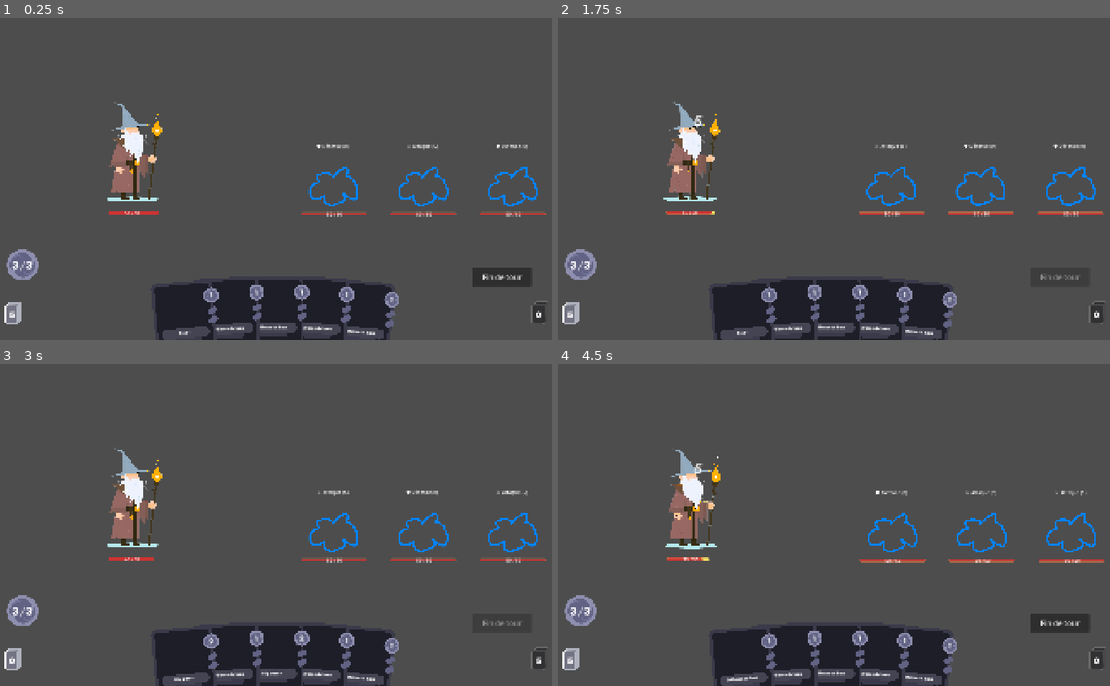
Above: before the commit, frames 1-4 (two rows, left to right).
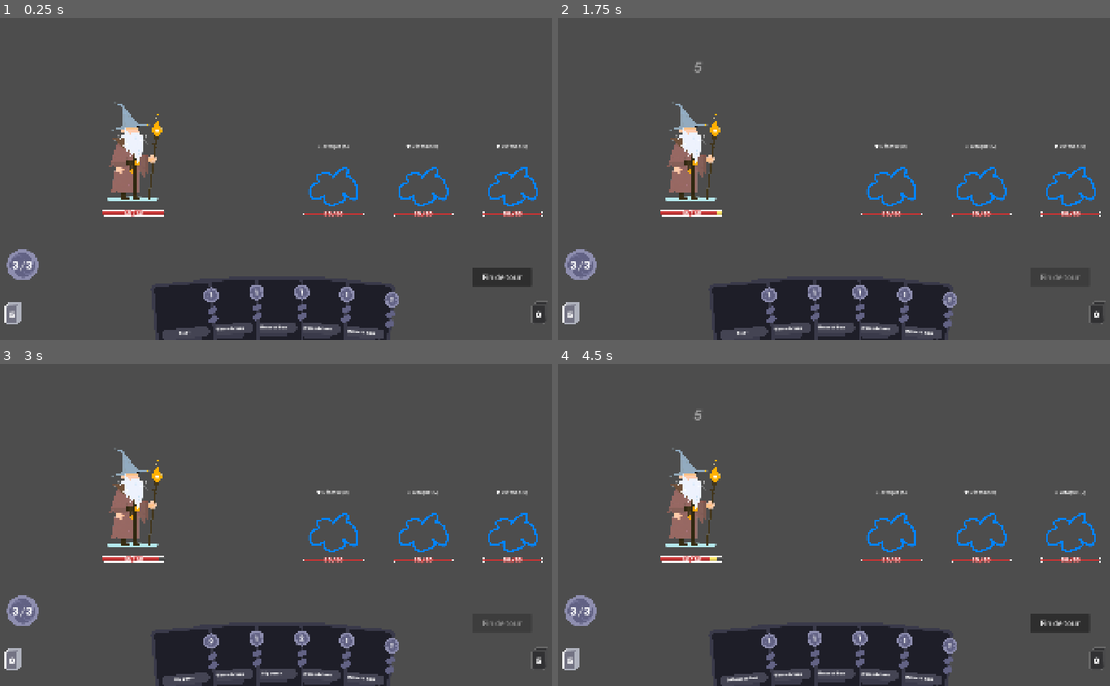
Above: after the commit, the same moments.

Repository: Elehos/jeu_de_bouboules
Game: Godot game, scene res://scenes/combat/combat.tscn
Two runs of this game, one before a commit and one after it. Both use one fixed random seed, a clock stepped at 60 frames per second and the inputs below.
Inputs (mouse positions are in pixels of both pictures, inside the frame that each line leads up to):
- Up to frame 1 (0.25 s): no input
- Up to frame 2 (1.75 s): click "Fin de tour" at 0.5 s; drag from (696, 156) to (889, 185) at 1.27 s
- Up to frame 3 (3 s): drag from (331, 531) to (138, 502) at 2.02 s; click "Fin de tour" at 2.75 s
- Up to frame 4 (4.5 s): move the mouse to (983, 531) at 3.52 s; click (983, 531) at 3.67 s; drag from (1071, 531) to (889, 531) at 4.27 s

The runs differ from the first frame. In frame 1, 0.6% of the frame differs, in the area x 18-99%, y 38-63%; in frame 2, 1.1%; in frame 3, 0.7%; in frame 4, 1.4%, in the area x 18-99%, y 14-63%.

Commit message:
Add styled HP bars with shading/outline and clean up card/enemy scripts

Diff:
--- a/scenes/combat/combat.tscn
+++ b/scenes/combat/combat.tscn
@@ -14,6 +14,7 @@
 [ext_resource type="Texture2D" uid="uid://c0dkpritmuasc" path="res://assets/backgrounds/landscape.png" id="8_crn1f"]
 [ext_resource type="PackedScene" uid="uid://d0g5hjsgl0b2j" path="res://scenes/cards/card.tscn" id="8_gwckk"]
 [ext_resource type="Texture2D" uid="uid://jwcglnxwv8n2" path="res://assets/characters/perso_test.png" id="9_j11kn"]
+[ext_resource type="FontFile" uid="uid://bh3i3bipjqs8c" path="res://assets/fonts/GeneralSans-Semibold.otf" id="11_jr0f0"]
 [ext_resource type="PackedScene" uid="uid://cuugmemifju2l" path="res://scenes/ui/card_list_popup.tscn" id="13_mrrmw"]
 [ext_resource type="Script" uid="uid://bwvt5v7lpu8jv" path="res://script/combat/TargetingArrow.gd" id="14_h2sm1"]
 [ext_resource type="Resource" uid="uid://bomdgafd46m8f" path="res://ressoucesCards/defenseCard.tres" id="15_08wqo"]
@@ -67,16 +68,37 @@
 
 [node name="HPBar" type="ProgressBar" parent="WorldRoot/Player" unique_id=571146498]
 offset_left = -85.0
-offset_top = 200.0
+offset_top = 199.0
 offset_right = 83.0
-offset_bottom = 209.0
+offset_bottom = 210.0
 show_percentage = false
+
+[node name="HPBarShading" type="TextureRect" parent="WorldRoot/Player" unique_id=115075515]
+offset_right = 40.0
+offset_bottom = 40.0
+mouse_filter = 2
+
+[node name="HPBarHighlight" type="TextureRect" parent="WorldRoot/Player" unique_id=1065500557]
+offset_right = 40.0
+offset_bottom = 40.0
+mouse_filter = 2
+
+[node name="HPBarOutline" type="Panel" parent="WorldRoot/Player" unique_id=69955005]
+offset_right = 40.0
+offset_bottom = 40.0
 
 [node name="HP" type="Label" parent="WorldRoot/Player" unique_id=2021964912]
 offset_left = -31.0
-offset_top = 193.0
+offset_top = 190.0
 offset_right = 9.0
-offset_bottom = 216.0
+offset_bottom = 215.0
+theme_override_colors/font_outline_color = Color(0.8, 0.2, 0.2, 1)
+theme_override_constants/line_spacing = 0
+theme_override_constants/outline_size = 8
+theme_override_fonts/font = ExtResource("11_jr0f0")
+theme_override_font_sizes/font_size = 19
+horizontal_alignment = 1
+vertical_alignment = 1
 
 [node name="Sprite2D" type="Sprite2D" parent="WorldRoot/Player" unique_id=1110491526]
 scale = Vector2(0.37, 0.37)
--- a/scenes/combat/enemy.tscn
+++ b/scenes/combat/enemy.tscn
@@ -1,6 +1,7 @@
 [gd_scene format=3 uid="uid://bnydw6h4io0og"]
 
 [ext_resource type="Script" uid="uid://bug7rsw3haj2c" path="res://script/combat/Enemy.gd" id="1_dxtal"]
+[ext_resource type="FontFile" uid="uid://bh3i3bipjqs8c" path="res://assets/fonts/GeneralSans-Semibold.otf" id="2_0kact"]
 [ext_resource type="Texture2D" uid="uid://e1ecrkhdsv07" path="res://assets/monsters/poichon.png" id="2_8afxw"]
 [ext_resource type="Script" uid="uid://cs3twop1gsx2u" path="res://scenes/combat/TargetHighlight.gd" id="3_8afxw"]
 
@@ -30,11 +31,31 @@
 offset_bottom = 96.84
 show_percentage = false
 
+[node name="HPBarShading" type="TextureRect" parent="." unique_id=918280471]
+offset_right = 40.0
+offset_bottom = 40.0
+mouse_filter = 2
+
+[node name="HPBarHighlight" type="TextureRect" parent="." unique_id=1231115623]
+offset_right = 40.0
+offset_bottom = 40.0
+mouse_filter = 2
+
+[node name="HPBarOutline" type="Panel" parent="." unique_id=369737743]
+offset_right = 40.0
+offset_bottom = 40.0
+
 [node name="HP" type="Label" parent="." unique_id=1215918533]
 offset_left = -23.0
-offset_top = 81.0
+offset_top = 78.0
 offset_right = 17.0
-offset_bottom = 104.0
+offset_bottom = 103.0
+theme_override_colors/font_outline_color = Color(0.8, 0.2, 0.2, 1)
+theme_override_constants/outline_size = 8
+theme_override_fonts/font = ExtResource("2_0kact")
+theme_override_font_sizes/font_size = 19
+horizontal_alignment = 1
+vertical_alignment = 1
 
 [node name="Sprite2D" type="Sprite2D" parent="." unique_id=1065179813]
 scale = Vector2(0.40118, 0.40117997)
--- a/script/cards/Card.gd
+++ b/script/cards/Card.gd
@@ -20,8 +20,6 @@
 # Pour stocker la rotation de base
 var base_rotation_degrees: float = 0.0
 var base_position: Vector2 = Vector2.ZERO
-@export var hover_lift: float = 60.0  # ajuste selon ce qui te plaît visuellement
-var hover_target_y: float = 0.0
 
 enum CardState { IDLE, DRAGGING, AWAITING_TARGET, PLAYED }
 var state: CardState = CardState.IDLE
@@ -29,7 +27,6 @@
 @export var hover_scale: float = 1.3
 @export var hover_screen_margin: float = 100.0
 
-var pre_hover_position: Vector2
 var active_tween: Tween
 
 @export var hover_x_offset: float = -30.0
@@ -173,13 +170,9 @@
 	tween.parallel().tween_property(self, "scale", Vector2(hover_scale, hover_scale), 0.1)
 	tween.tween_interval(0.4)  # pause raccourcie
 	tween.tween_callback(queue_free)
-	tween.tween_callback(queue_free)
 
 # --- Interaction souris / glisser-déposer ---
 func _on_panel_gui_input(event: InputEvent) -> void:
-	if event is InputEventMouseButton and event.pressed:
-		print("Clic reçu | state: ", state, " | dragging: ", dragging)
-
 	if event is InputEventMouseButton and event.pressed and event.button_index == MOUSE_BUTTON_RIGHT:
 		if state == CardState.DRAGGING or state == CardState.AWAITING_TARGET:
 			_cancel_action()
@@ -193,7 +186,7 @@
 		return
 
 	if event is InputEventMouseButton and event.button_index == MOUSE_BUTTON_LEFT:
-		if event.pressed and event.button_index == MOUSE_BUTTON_LEFT:
+		if event.pressed:
 			if click_follow_active:
 				click_follow_active = false
 				_end_drag()
@@ -244,7 +237,6 @@
 	if dragging and not card_data.requires_target:
 		var offset: Vector2 = get_global_mouse_position() - drag_start_mouse
 		global_position = drag_start_position + offset
-		print("top_level: ", top_level, " | global_position après assignation: ", global_position)
 
 func _end_drag() -> void:
 	dragging = false
@@ -303,8 +295,6 @@
 func _update_affordability() -> void:
 	if not interactive or not card_data:
 		return
-	if not interactive:
-		return
 	if state == CardState.AWAITING_TARGET or state == CardState.PLAYED:
 		return
 	var affordable: bool = CombatEvents.current_mana >= card_data.cost
--- a/script/cards/Hand.gd
+++ b/script/cards/Hand.gd
@@ -4,7 +4,6 @@
 @export var card_scene: PackedScene
 @export var deck_data: Array[CardData] = []
 @export var cards_per_turn: int = 5
-@export var hover_lift: float = 80.0
 
 # Réglages de l'éventail
 @export var card_spacing: float = 120.0      # distance horizontale entre cartes
--- a/script/combat/Character.gd
+++ b/script/combat/Character.gd
@@ -16,28 +16,92 @@
 
 const TWEEN_DURATION: float = 0.4
 const DAMAGE_TRAIL_DELAY: float = 1.0
-const CORNER_RADIUS: int = 6
+const CORNER_RADIUS: int = 10
 
 var fill_normal: StyleBoxFlat
 var fill_shielded: StyleBoxFlat
 
 signal died
 signal damage_taken(amount: int)
-signal clicked_as_target
+
+@onready var sprite: Sprite2D = $Sprite2D
+@export var hp_bar_padding: float = 10.0  # marge de chaque côté, au-delà de la largeur du sprite
+
+@onready var hp_bar_outline: Panel = $HPBarOutline
+
+const OUTLINE_COLOR: Color = Color(1.0, 1.0, 1.0, 1.0)
+const OUTLINE_WIDTH: int = 2
+@export var outline_margin: float = 4.0
+
+@onready var hp_bar_shading: TextureRect = $HPBarShading
+@onready var hp_bar_highlight: TextureRect = $HPBarHighlight
 
 func _ready() -> void:
 	current_hp = max_hp
 
-	fill_normal = make_fill_style(Color(0.8, 0.2, 0.2))       # rouge
-	fill_shielded = make_fill_style(Color(0.3, 0.6, 0.9))     # bleu
-	var fill_delayed := make_fill_style(Color(1.0, 0.9, 0.4)) # jaune clair
-	var transparent_bg := make_fill_style(Color(0, 0, 0, 0))  # fond invisible
+	fill_normal = make_fill_style(Color(0.8, 0.2, 0.2))
+	fill_shielded = make_fill_style(Color(0.3, 0.6, 0.9))
+	var fill_delayed := make_fill_style(Color(1.0, 0.9, 0.4))
+	var transparent_bg := make_fill_style(Color(0, 0, 0, 0))
+
+	fill_normal.anti_aliasing = false
+	fill_shielded.anti_aliasing = false
+	fill_delayed.anti_aliasing = false
+	transparent_bg.anti_aliasing = false
 
 	hp_bar.add_theme_stylebox_override("background", transparent_bg)
 	hp_bar.add_theme_stylebox_override("fill", fill_normal)
 	hp_bar_delayed.add_theme_stylebox_override("fill", fill_delayed)
 	hp_bar_delayed.add_theme_stylebox_override("background", transparent_bg)
 
+	var outline_style := StyleBoxFlat.new()
+	outline_style.bg_color = Color(0, 0, 0, 0)
+	outline_style.border_width_left = OUTLINE_WIDTH
+	outline_style.border_width_right = OUTLINE_WIDTH
+	outline_style.border_width_top = OUTLINE_WIDTH
+	outline_style.border_width_bottom = OUTLINE_WIDTH
+	outline_style.border_color = OUTLINE_COLOR
+	outline_style.corner_radius_top_left = CORNER_RADIUS
+	outline_style.corner_radius_top_right = CORNER_RADIUS
+	outline_style.corner_radius_bottom_left = CORNER_RADIUS
+	outline_style.corner_radius_bottom_right = CORNER_RADIUS
+	outline_style.anti_aliasing = false
+	hp_bar_outline.add_theme_stylebox_override("panel", outline_style)
+
+	var shading_gradient := Gradient.new()
+	shading_gradient.set_color(0, Color(0, 0, 0, 0))
+	shading_gradient.set_color(1, Color(0, 0, 0, 0.5))
+	shading_gradient.add_point(0.7, Color(0, 0, 0, 0))
+
+	var shading_texture := GradientTexture2D.new()
+	shading_texture.gradient = shading_gradient
+	shading_texture.fill = GradientTexture2D.FILL_LINEAR
+	shading_texture.fill_from = Vector2(0, 0)
+	shading_texture.fill_to = Vector2(0, 1)
+
+	var highlight_gradient := Gradient.new()
+	highlight_gradient.set_color(0, Color(1, 1, 1, 0.4))
+	highlight_gradient.set_color(1, Color(1, 1, 1, 0))
+	highlight_gradient.add_point(0.3, Color(1, 1, 1, 0))
+
+	var highlight_texture := GradientTexture2D.new()
+	highlight_texture.gradient = highlight_gradient
+	highlight_texture.fill = GradientTexture2D.FILL_LINEAR
+	highlight_texture.fill_from = Vector2(0, 0)
+	highlight_texture.fill_to = Vector2(0, 1)
+
+	hp_bar_highlight.texture = highlight_texture
+	hp_bar_highlight.expand_mode = TextureRect.EXPAND_IGNORE_SIZE
+	hp_bar_highlight.stretch_mode = TextureRect.STRETCH_SCALE
+	hp_bar_highlight.mouse_filter = Control.MOUSE_FILTER_IGNORE
+
+	hp_bar_shading.texture = shading_texture
+	hp_bar_shading.expand_mode = TextureRect.EXPAND_IGNORE_SIZE
+	hp_bar_shading.stretch_mode = TextureRect.STRETCH_SCALE
+	hp_bar_shading.mouse_filter = Control.MOUSE_FILTER_IGNORE
+
+	_resize_hp_bar_to_sprite()
+
 	hp_bar.max_value = max_hp
 	hp_bar.value = max_hp
 	hp_bar_delayed.max_value = max_hp
@@ -47,6 +111,31 @@
 	update_block_display()
 
 	click_area.input_event.connect(_on_click_area_input_event)
+
+func _resize_hp_bar_to_sprite() -> void:
+	if not sprite or not sprite.texture:
+		return
+
+	var sprite_width: float = sprite.texture.get_width() * sprite.scale.x
+	var bar_width: float = round(sprite_width + hp_bar_padding * 2)
+
+	hp_bar.size.x = bar_width
+	hp_bar_delayed.size.x = bar_width
+	hp_bar.position.x = round(-bar_width / 2)
+	hp_bar_delayed.position.x = round(-bar_width / 2)
+
+	hp_bar_outline.size = hp_bar.size + Vector2(outline_margin * 2, outline_margin * 2)
+	hp_bar_outline.position = hp_bar.position - Vector2(outline_margin, outline_margin)
+	hp_bar_shading.size = hp_bar.size
+	hp_bar_shading.position = hp_bar.position
+
+	hp_bar_highlight.size = hp_bar.size
+	hp_bar_highlight.position = hp_bar.position
+
+	if hp_label:
+		hp_label.size.x = bar_width
+		hp_label.position.x = round(-bar_width / 2)
+		hp_label.horizontal_alignment = HORIZONTAL_ALIGNMENT_CENTER
 
 # Crée un style de remplissage avec une couleur donnée, coins arrondis inclus
 func make_fill_style(color: Color) -> StyleBoxFlat:
--- a/script/combat/Enemy.gd
+++ b/script/combat/Enemy.gd
@@ -19,7 +19,6 @@
 var current_intention: IntentionType
 
 # Référence au Label qui affiche l'intention
-@onready var sprite: Sprite2D = $Sprite2D
 @onready var intention_label: Label = $IntentionLabel
 
 @onready var target_highlight: Node2D = $TargetHighlight
@@ -40,13 +39,6 @@
 		if enemy_data.sprite_texture:
 			sprite.texture = enemy_data.sprite_texture
 		sprite.scale = enemy_data.enemy_scale
-
-	if intention_override.size() > 0:
-		intention_sequence = intention_override
-
-	super._ready()
-	intention_changed.connect(_on_intention_changed)
-	choose_intention()
 
 	if intention_override.size() > 0:
 		intention_sequence = intention_override
